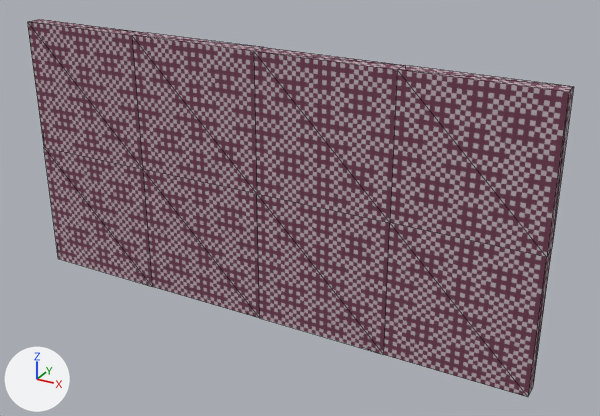
The glTF model assets/3d/environment/blend_export/wall_textured_b_8_col.gltf, before and after one commit.
Before and after are seen from a camera (50 mm lens) standing at (9.67, -9.07, 6.47) and looking at (4.52, 0.3, 1.78). Every picture has the same lights, and +X, +Y and +Z are marked at lower left. The first picture is the older version. Mesh edges are drawn as thin lines.

In view in the first picture: 'wall_textured_b_8_col'.
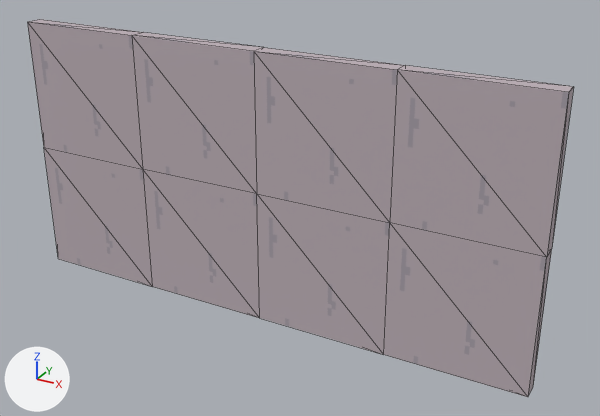
Commit message: Fixed incorrect data in room B wall pieces.

The edits, one by one:
Picture 'ase_environment_textures' (img_ase_environment_textures) is new.
Material 'material_environment' (mat_material_environment) is new.
Its texture is img_ase_environment_textures.
Its roughness is 1.0.
me_cube_010 has 30 vertices, 56 faces and spans x 0.0..8.0, y 0.0..0.25, z 0.0..4.0.
me_cube_010 no longer uses material mat_material_environment_001 (picture img_ase_environment_textures_png).
me_cube_010 gains material mat_material_environment (picture img_ase_environment_textures).

What differs and where, as boxes [x1, y1, x2, y2] in the pictures (600 x 416 px):
'wall_textured_b_8_col', recoloured (brown to grey): [27, 19, 574, 396] in both
